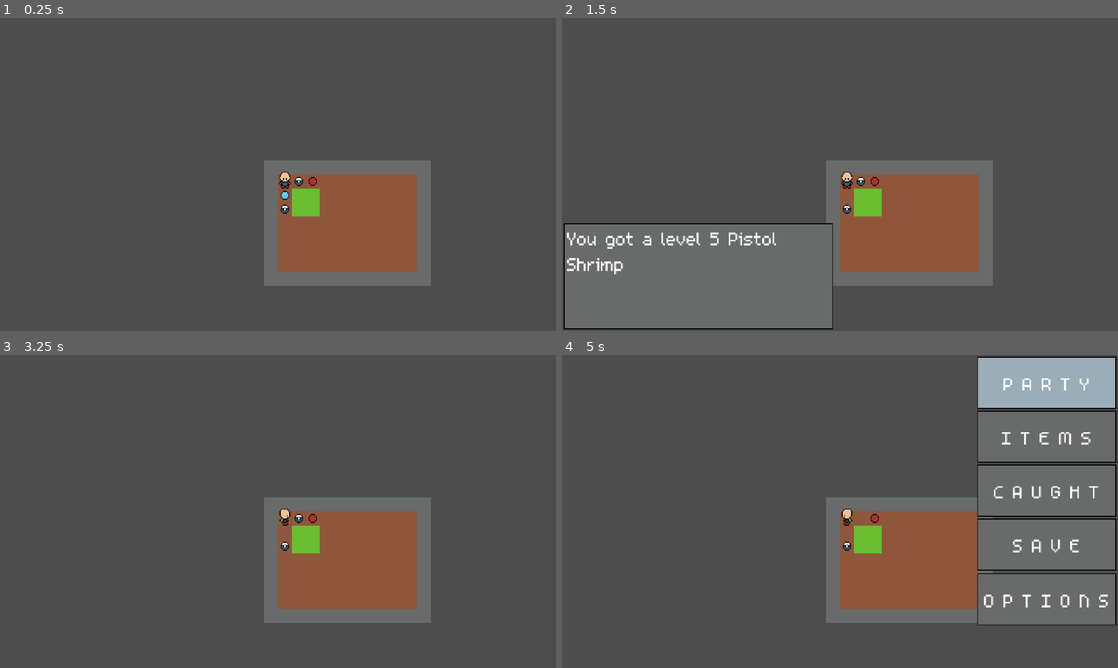
Above: before the commit, frames 1-4 (two rows, left to right).
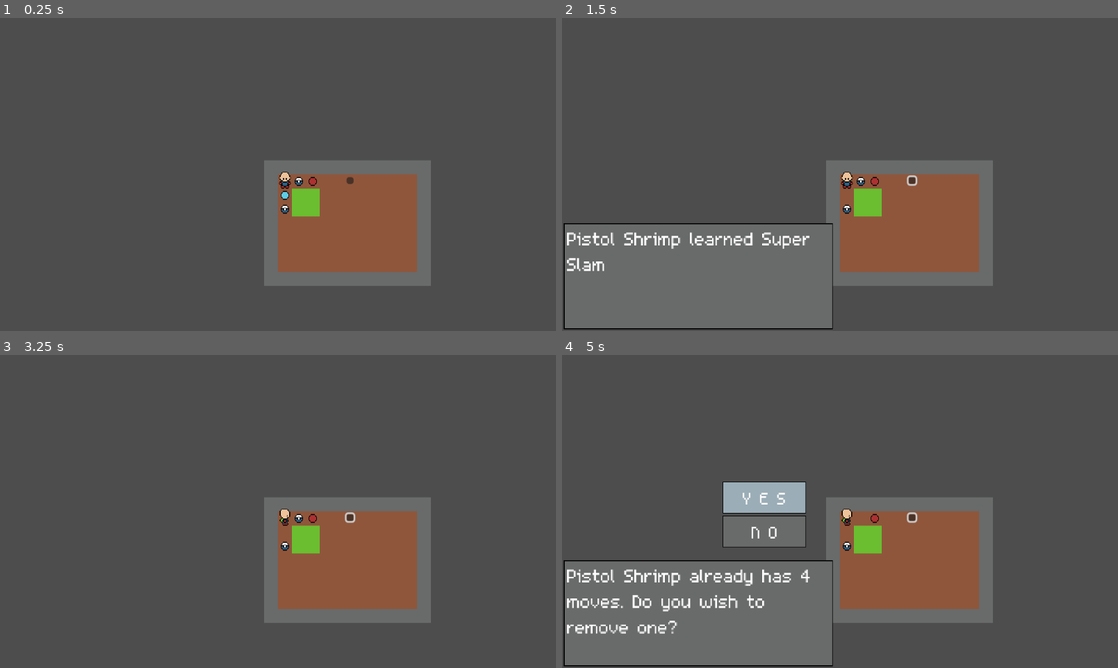
Above: after the commit, the same moments.

Repository: jevonsp/MonsterTamerRPG
Game: Godot game, scene res://scenes/game/game.tscn
The game is run twice, just before and just after one commit, with the same random seed, the same clock (stepped at 60 frames per second) and the same inputs.
Inputs (mouse positions are in pixels of both pictures, inside the frame that each line leads up to):
- Up to frame 1 (0.25 s): no input
- Up to frame 2 (1.5 s): click (912, 180) at 0.52 s; tap Enter at 1.25 s; move the mouse to (962, 158) at 1.27 s; hold D (right) from 1.28 s (still down); hold Space (yes) from 1.28 s (still down); click (962, 158) at 1.42 s
- Up to frame 3 (3.25 s): release D (right) at 2 s; release Space (yes) at 2 s; drag from (166, 527) to (305, 539) at 2.02 s; tap Enter at 2.75 s; move the mouse to (333, 442) at 2.77 s; hold D (right) from 2.78 s (still down); hold Shift from 2.78 s (still down); tap Space (yes) at 3.05 s
- Up to frame 4 (5 s): release D (right) at 3.5 s; release Shift at 3.5 s; tap Space (yes) at 3.5 s; drag from (812, 574) to (862, 517) at 3.52 s; tap Enter at 4.25 s; move the mouse to (1006, 558) at 4.27 s; hold A (left) from 4.28 s (still down); hold Space (yes) from 4.28 s (still down); tap Ctrl at 4.35 s; tap X (menu) at 4.9 s

The runs differ from the first frame. In frame 1, less than 0.1% of the frame differs, in the area x 62-64%, y 50-54%; in frame 2, 1.1%; in frame 3, less than 0.1%; in frame 4, 39%, in the area x 0-100%, y 0-100%.
Error after the commit: Out of bounds get index '0' (on base: 'Array[Monster]') (res://scenes/game/game.gd:6)

Commit message:
.

Diff:
--- a/objects/monsters/Monster.gd
+++ b/objects/monsters/Monster.gd
@@ -33,7 +33,9 @@
 
 var moves: Array[Move]
 
-var status: StatusEffect
+var status: StatusEffect = null
+
+var held_item: Item = null
 
 func setup_monster(md: MonsterData, lvl: int) -> void:
 	species = md
@@ -124,7 +126,6 @@
 
 	EventBus.exp_changed.emit(self, old_level, experience, levels_gained)
 
-
 func grant_exp() -> int:
 	var is_getting_exp: int = 0
 	for monster in PartyManager.party:
@@ -143,8 +144,18 @@
 
 func add_move(move: Move):
 	if moves.size() == 4:
-		print("already have 4 moves, add case")
+		var should_replace = await DialogueManager.show_choice(
+			"%s already has 4 moves. Do you wish to remove one?" % name )
+		if should_replace:
+			await decide_move(move)
+		else:
+			DialogueManager.show_dialogue("%s did not learn %s" % [name, move.name], true)
+	DialogueManager.show_dialogue("%s learned %s" % [name, move.name])
+	await DialogueManager.dialogue_closed
 	moves.append(move)
+
+func decide_move(move: Move):
+	print("pick a move to replace with: ", move.name)
 
 func take_damage(amount: int):
 	var starting = hitpoints
--- a/objects/monsters/fox_mcleaf/Fox_McLeaf.tres
+++ b/objects/monsters/fox_mcleaf/Fox_McLeaf.tres
@@ -1,8 +1,9 @@
-[gd_resource type="Resource" script_class="MonsterData" load_steps=5 format=3 uid="uid://pxtac13xygko"]
+[gd_resource type="Resource" script_class="MonsterData" load_steps=6 format=3 uid="uid://pxtac13xygko"]
 
 [ext_resource type="Script" uid="uid://coff2nnisn6g2" path="res://objects/moves/Move.gd" id="1_lxe2k"]
 [ext_resource type="Resource" uid="uid://yba5nj2cbh3b" path="res://objects/moves/moves/Slap.tres" id="2_cmk2l"]
 [ext_resource type="Script" uid="uid://cf7d81q2bjlj0" path="res://objects/monsters/MonsterData.gd" id="2_gautn"]
+[ext_resource type="Resource" uid="uid://bgnlmll76xe20" path="res://objects/moves/moves/NettleSting.tres" id="3_0uj8m"]
 [ext_resource type="Texture2D" uid="uid://ch5o824ebxq1t" path="res://objects/monsters/fox_mcleaf/fox_mcleaf.png" id="4_suhad"]
 
 [resource]
@@ -14,6 +15,6 @@
 base_hitpoints = 120
 base_defense = 100
 base_special_defense = 80
-moves = Array[ExtResource("1_lxe2k")]([ExtResource("2_cmk2l"), null])
-levels = Array[int]([1])
+moves = Array[ExtResource("1_lxe2k")]([ExtResource("2_cmk2l"), ExtResource("3_0uj8m")])
+levels = Array[int]([1, 5])
 metadata/_custom_type_script = "uid://cf7d81q2bjlj0"
--- a/objects/monsters/pistol_shrimp/Pistol_Shrimp.tres
+++ b/objects/monsters/pistol_shrimp/Pistol_Shrimp.tres
@@ -15,6 +15,7 @@
 base_hitpoints = 80
 base_speed = 100
 base_attack = 120
+base_defense = 70
 moves = Array[ExtResource("1_3g2kv")]([ExtResource("2_05o4f"), ExtResource("3_e6udc")])
 levels = Array[int]([1, 5])
 metadata/_custom_type_script = "uid://cf7d81q2bjlj0"
--- a/project.godot
+++ b/project.godot
@@ -23,9 +23,7 @@
 Settings="*res://singletons/Settings.gd"
 InventoryManager="*res://singletons/InventoryManager.gd"
 DialogueManager="*res://singletons/DialogueManager.gd"
-UiManager="*res://singletons/UIManager.gd"
-BeehaveGlobalMetrics="*res://addons/beehave/metrics/beehave_global_metrics.gd"
-BeehaveGlobalDebugger="*res://addons/beehave/debug/global_debugger.gd"
+UiManager="*res://singletons/UiManager.gd"
 
 [display]
 
--- a/scenes/battle/single/options_3.gd
+++ b/scenes/battle/single/options_3.gd
@@ -1,9 +1,4 @@
 extends CanvasLayer
-
-signal fight_selected
-signal party_selected
-signal item_selected
-signal run_selected
 
 @export var processing: bool = false
 
@@ -25,9 +20,6 @@
 func _ready() -> void:
 	print("options3 _ready")
 	set_active_slot()
-	fight_selected.connect(UiManager.fight_selected)
-	party_selected.connect(UiManager.party_selected)
-	item_selected.connect(UiManager.item_selected)
 
 func _input(event: InputEvent) -> void:
 	if not processing or BattleManager.processing_turn:
@@ -58,15 +50,16 @@
 	match get_curr_slot():
 		MoveSlot.FIGHT:
 			print("FIGHT")
-			fight_selected.emit()
+			UiManager.push_ui(UiManager.battle_moves_scene)
 		MoveSlot.PARTY:
 			print("PARTY")
-			party_selected.emit()
+			UiManager.push_ui(UiManager.party_scene)
 		MoveSlot.ITEM:
 			print("ITEM")
-			item_selected.emit()
+			UiManager.push_ui(UiManager.inventory_scene)
 		MoveSlot.RUN:
-			run_selected.emit()
+			var action = RunAction.new(BattleManager.player_actor, [BattleManager.enemy_actor])
+			BattleManager.on_action_selected(action)
 			print("RUN")
 
 func get_curr_slot():
--- a/scenes/battle/single/single_moves.gd
+++ b/scenes/battle/single/single_moves.gd
@@ -2,11 +2,11 @@
 
 @export var processing: bool = false
 
+var reordering: bool = false
+var swap_index: int = -1
+
 #region Move Slots
 enum MoveSlot {MOVE0, MOVE1, MOVE2, MOVE3}
-enum MoveState {PICKING, REORDERING}
-
-var state = MoveState.PICKING
 
 var selected_slot: Vector2 = Vector2(0,0)
 var v2_to_slot: Dictionary = {
@@ -34,17 +34,32 @@
 	update_moves()
 
 func _input(event: InputEvent) -> void:
+	if event.is_action_pressed("yes") \
+	or event.is_action_pressed("no") or \
+	event.is_action_pressed("up") or \
+	event.is_action_pressed("down"):
+		get_viewport().set_input_as_handled()
+
 	if self != UiManager.ui_stack.back():
 		return
+
 	if event.is_action_pressed("yes"):
-		_input_move()
+		if not reordering:
+			_input_move()
+		else:
+			swap_moves(swap_index, v2_to_slot[selected_slot])
 	if event.is_action_pressed("no"):
-		print("no pressed")
-		match state:
-			MoveState.PICKING:
-				close()
-			MoveState.REORDERING:
-				pass
+		if not reordering:
+			close()
+		else:
+			cancel_swap()
+	if event.is_action_pressed("menu"):
+		if not reordering:
+			reordering = true
+			set_moving_slot()
+			swap_index = v2_to_slot[selected_slot]
+		else:
+			cancel_swap()
 	if event.is_action_pressed("up"):
 		_move(Vector2.UP)
 	if event.is_action_pressed("down"):
@@ -62,7 +77,10 @@
 	new_slot.y = clamp(new_slot.y, 0, 1)
 	if new_slot in allowed:
 		selected_slot = new_slot
-	set_active_slot()
+	if not reordering:
+		set_active_slot()
+	else:
+		set_moving_slot()
 
 func get_allowed_moves() -> Array:
 	if not BattleManager.in_battle:
@@ -118,3 +136,22 @@
 	BattleManager.player_actor.moves.size() > 2 else ""
 	move3_label.text = BattleManager.player_actor.moves[3].name if \
 	BattleManager.player_actor.moves.size() > 3 else ""
+
+func swap_moves(from_index: int, to_index: int) -> void:
+	print("would move %s to %s" % [from_index, to_index])
+
+	var monster = BattleManager.player_actor
+
+	var temp = monster.moves[from_index]
+	monster.moves[from_index] = monster.moves[to_index]
+	monster.moves[to_index] = temp
+
+	reordering = false
+	swap_index = -1
+	set_active_slot()
+	update_moves()
+
+func cancel_swap():
+	reordering = false
+	swap_index = -1
+	set_active_slot()
--- /dev/null
+++ b/scenes/game/game.gd
@@ -0,0 +1,8 @@
+extends Node2D
+
+@export var move: Move
+
+func _on_button_pressed() -> void:
+	print("moves before: ", PartyManager.party[0].moves)
+	PartyManager.party[0].add_move(move)
+	print("moves after: ", PartyManager.party[0].moves)
--- a/scenes/game/game.tscn
+++ b/scenes/game/game.tscn
@@ -1,7 +1,9 @@
-[gd_scene load_steps=13 format=3 uid="uid://b1yah1hhi0u3c"]
+[gd_scene load_steps=15 format=3 uid="uid://b1yah1hhi0u3c"]
 
+[ext_resource type="Script" uid="uid://btbok5mr6fuht" path="res://scenes/game/game.gd" id="1_5jirj"]
 [ext_resource type="PackedScene" uid="uid://c32838kx1ass2" path="res://scenes/world/maps/test_map.tscn" id="1_7h61r"]
 [ext_resource type="PackedScene" uid="uid://bvky3u2b5xv0x" path="res://scenes/world/player/player.tscn" id="2_0sr1o"]
+[ext_resource type="Resource" uid="uid://cnlxnj1ieg8qa" path="res://objects/moves/moves/SuperSlam.tres" id="2_vaxfo"]
 [ext_resource type="PackedScene" uid="uid://dqs3upsifk31c" path="res://scenes/world/level_components/ball/ball.tscn" id="3_0sr1o"]
 [ext_resource type="PackedScene" uid="uid://dx1h5hc75ct73" path="res://scenes/world/level_components/wild_zone/wild_zone.tscn" id="4_kelw5"]
 [ext_resource type="Script" uid="uid://cf7d81q2bjlj0" path="res://objects/monsters/MonsterData.gd" id="5_87uf6"]
@@ -16,6 +18,8 @@
 size = Vector2(32, 32)
 
 [node name="Game" type="Node2D"]
+script = ExtResource("1_5jirj")
+move = ExtResource("2_vaxfo")
 
 [node name="TestMap" parent="." instance=ExtResource("1_7h61r")]
 
@@ -49,3 +53,11 @@
 [node name="GroundItem2" parent="Items" instance=ExtResource("9_4j704")]
 position = Vector2(8, 40)
 item = ExtResource("11_kp23o")
+
+[node name="Button" type="Button" parent="."]
+offset_left = 79.0
+offset_top = 3.0
+offset_right = 87.0
+offset_bottom = 11.0
+
+[connection signal="pressed" from="Button" to="." method="_on_button_pressed"]
--- a/scenes/ui/dialogue/dialogue_box.gd
+++ b/scenes/ui/dialogue/dialogue_box.gd
@@ -8,6 +8,7 @@
 func _input(event: InputEvent) -> void:
 	if event.is_action_pressed("yes") or event.is_action_pressed("no"):
 		EventBus.advance_dialogue.emit()
+		get_viewport().set_input_as_handled()
 
 func display_text(text: String) -> void:
 	print("display_text called")
--- /dev/null
+++ b/scenes/ui/dialogue/yes_no_box.gd
@@ -0,0 +1,63 @@
+extends CanvasLayer
+
+signal choice_selected(choice: bool)
+
+enum Slot {SLOT0, SLOT1}
+var selected_slot: Slot = Slot.SLOT0
+
+@onready var slot: Dictionary = {
+	Slot.SLOT0: $Slot0/Background,
+	Slot.SLOT1: $Slot1/Background }
+@onready var slot_dict: Dictionary = {
+	0: Slot.SLOT0,
+	1: Slot.SLOT1 }
+
+func _ready() -> void:
+	if UiManager.ui_stack.is_empty():
+		UiManager.ui_stack.append(self)
+	set_active_slot()
+
+func _input(event: InputEvent) -> void:
+	if self != UiManager.ui_stack.back():
+		return
+
+	if event.is_action_pressed("yes") \
+	or event.is_action_pressed("no") or \
+	event.is_action_pressed("up") or \
+	event.is_action_pressed("down"):
+		get_viewport().set_input_as_handled()
+
+	if event.is_action_pressed("yes"):
+		input_selection(selected_slot)
+	if event.is_action_pressed("no"):
+
+		close()
+	if event.is_action_pressed("up"):
+		_move(-1)
+	if event.is_action_pressed("down"):
+		_move(1)
+
+func _move(direction: int):
+	unset_active_slot()
+	if direction > 0:
+		selected_slot = (selected_slot + 1) % 2 as Slot
+	elif direction < 0:
+		selected_slot = (selected_slot - 1) % 2 as Slot
+		if selected_slot < 0: selected_slot = Slot.SLOT1
+	set_active_slot()
+	print(selected_slot)
+
+func input_selection(slot_enum: int):
+	print("slot_enum: ", slot_enum)
+	var choice = (slot_enum == 0)
+	choice_selected.emit(choice)
+	close()
+
+func unset_active_slot():
+	slot[selected_slot].frame = 0
+
+func set_active_slot():
+	slot[selected_slot].frame = 1
+
+func close():
+	UiManager.pop_ui(self)
--- /dev/null
+++ b/scenes/ui/dialogue/yes_no_box.tscn
@@ -0,0 +1,62 @@
+[gd_scene load_steps=4 format=3 uid="uid://csi6tlpvwqq1v"]
+
+[ext_resource type="Script" uid="uid://bdhavqimsfntr" path="res://scenes/ui/dialogue/yes_no_box.gd" id="1_ni2l6"]
+[ext_resource type="Texture2D" uid="uid://dujoyv2fb471r" path="res://assets/ui/button_mockup.png" id="2_yrf6w"]
+[ext_resource type="FontFile" uid="uid://jbbx5lupeleb" path="res://assets/m5x7.ttf" id="3_jf1xj"]
+
+[node name="ChoiceBox" type="CanvasLayer"]
+layer = 7
+script = ExtResource("1_ni2l6")
+
+[node name="Slot0" type="Node2D" parent="."]
+position = Vector2(233, 164)
+
+[node name="Background" type="Sprite2D" parent="Slot0"]
+scale = Vector2(0.6, 0.6)
+texture = ExtResource("2_yrf6w")
+hframes = 3
+
+[node name="Label" type="Label" parent="Slot0/Background"]
+anchors_preset = 8
+anchor_left = 0.5
+anchor_top = 0.5
+anchor_right = 0.5
+anchor_bottom = 0.5
+offset_left = -108.0
+offset_top = -43.0
+offset_right = -52.0
+offset_bottom = -17.0
+grow_horizontal = 2
+grow_vertical = 2
+theme_override_fonts/font = ExtResource("3_jf1xj")
+theme_override_font_sizes/font_size = 48
+text = "Y E S"
+horizontal_alignment = 1
+vertical_alignment = 1
+metadata/_edit_use_anchors_ = true
+
+[node name="Slot1" type="Node2D" parent="."]
+position = Vector2(233, 203)
+
+[node name="Background" type="Sprite2D" parent="Slot1"]
+scale = Vector2(0.6, 0.6)
+texture = ExtResource("2_yrf6w")
+hframes = 3
+
+[node name="Label" type="Label" parent="Slot1/Background"]
+anchors_preset = 8
+anchor_left = 0.5
+anchor_top = 0.5
+anchor_right = 0.5
+anchor_bottom = 0.5
+offset_left = -100.0
+offset_top = -43.0
+offset_right = -60.0
+offset_bottom = -17.0
+grow_horizontal = 2
+grow_vertical = 2
+theme_override_fonts/font = ExtResource("3_jf1xj")
+theme_override_font_sizes/font_size = 48
+text = "N O"
+horizontal_alignment = 1
+vertical_alignment = 1
--- a/scenes/ui/inventory/inventory.gd
+++ b/scenes/ui/inventory/inventory.gd
@@ -1,8 +1,10 @@
 extends CanvasLayer
 
 const VISIBLE_SLOTS = 6
+
 var processing: bool = false
 var reordering: bool = false
+var swap_index: int = -1
 
 enum Slot {SLOT0, SLOT1, SLOT2, SLOT3, SLOT4, SLOT5}
 var cursor_index: Slot = Slot.SLOT0
@@ -34,12 +36,12 @@
 var mega_ball_resource = preload("res://objects/items/ball/MegaBall.tres")
 
 func _ready() -> void:
+	add_to_group("inventory")
 	if UiManager.ui_stack.is_empty():
 		UiManager.ui_stack.append(self)
 	set_active_slot()
 	processing = true
-	for item in InventoryManager.inventory:
-		items.append(item)
+	items = InventoryManager.inventory
 	update_display()
 
 func _input(event: InputEvent) -> void:
@@ -56,6 +58,11 @@
 		if not reordering:
 			if cursor_index < InventoryManager.inventory.size():
 				_open_options()
+		elif reordering:
+			swap_items(swap_index, cursor_index)
+			reordering = false
+			swap_index = -1
+			set_active_slot()
 	if event.is_action_pressed("no"):
 		if not reordering:
 			close()
@@ -124,13 +131,21 @@
 	UiManager.pop_ui(self)
 	UiManager.context = ""
 
-func swap_items(_from_index: int, _to_index: int) -> void:
+func swap_items(from_index: int, to_index: int) -> void:
+	if from_index == to_index:
+		cancel_swap()
+		return
+	InventoryManager.swap_items(from_index, to_index)
 	update_display()
 
 func cancel_swap():
-	pass
+	print("cancelling swap")
+	reordering = false
+	set_active_slot()
 
 func update_display():
+	items = InventoryManager.inventory
+
 	print("update displays here")
 	for i in range(VISIBLE_SLOTS):
 		var slot_enum = Slot.values()[i]
@@ -186,6 +201,34 @@
 		options.set_limited_options(true)
 
 func _on_option_chosen(slot_enum: int):
+	var item = items[cursor_index]["item"]
+
+	match slot_enum:
+		0:
+			if item.is_held:
+				DialogueManager.show_dialogue("That cant be held!")
+				await DialogueManager.dialogue_closed
+				return
+			if item.in_battle_only and not BattleManager.in_battle:
+				DialogueManager.show_dialogue("You arent in battle right now")
+				await DialogueManager.dialogue_closed
+				return
+			if item.effects.is_empty():
+				DialogueManager.show_dialogue("This item has no use!")
+				await DialogueManager.dialogue_closed
+				return
+		1:
+			if not item.is_held:
+				DialogueManager.show_dialogue("That isn't a held item!")
+				await DialogueManager.dialogue_closed
+				return
+		2:
+			reordering = true
+			swap_index = cursor_index
+			set_moving_slot()
+			return
+		3:
+			return
 	print("got slot_enum: " , slot_enum)
 	print("inventory got UiManager.context: ", UiManager.context)
 	match UiManager.context:
@@ -193,45 +236,18 @@
 			print("normal case where transitions to party")
 			UiManager.context = "picking"
 			UiManager.push_ui_by_name(UiManager.SCENE_PARTY)
-			EventBus.item_chosen.emit(items[cursor_index]["item"])
+			EventBus.item_chosen.emit(item)
 		"using":
-			print("use: ", items[cursor_index]["item"].name)
-
-			EventBus.using_item.emit(items[cursor_index]["item"])
+			print("use: ", item.name)
+			EventBus.using_item.emit(item)
+			update_display()
 			close()
 			return
 		"giving":
-			print("give: ", items[cursor_index]["item"].name)
-
-			EventBus.giving_item.emit(items[cursor_index]["item"])
+			print("give: ", item.name)
+			EventBus.giving_item.emit(item)
+			update_display()
 			close()
 			return
 		_:
 			print("wrong ui context")
-	match slot_enum:
-		2:
-			print("move")
-		3: pass
-
-func use_item_in_battle(item: Item):
-	print("(in battle) use item: %s here" % item.name)
-	if not item.in_battle_only:
-		return
-	else:
-		UiManager.context = "from_inventory"
-		UiManager.push_ui_by_name(UiManager.SCENE_PARTY)
-		EventBus.using_item.emit(item)
-		print("called push_ui_by_name")
-
-func use_item_out_of_battle(item: Item):
-	print("use item: %s here" % item.name)
-	if item.in_battle_only:
-		DialogueManager.show_dialogue("Thats a battle item!", true)
-		await DialogueManager.dialogue_closed
-	else:
-		print("can use item")
-		print("attempt to call: push_ui_by_name")
-		UiManager.context = "from_inventory"
-		UiManager.push_ui_by_name(UiManager.SCENE_PARTY)
-		EventBus.using_item.emit(item)
-		print("called push_ui_by_name")
--- a/scenes/ui/party/party.gd
+++ b/scenes/ui/party/party.gd
@@ -79,15 +79,17 @@
 			return
 		match UiManager.context:
 			"picking":
-				print("context picking")
+				print("context:  picking")
 				await use_item(chosen_item)
 				chosen_item = null
 				UiManager.context = ""
 				close()
 			"using":
 				print("context: using")
+				return
 			"giving":
 				print("context: giving")
+				return
 			"":
 				if v2_to_slot[selected_slot] < PartyManager.party.size():
 					_open_options()
@@ -325,7 +327,7 @@
 	UiManager.context = "from_party"
 	UiManager.push_ui_by_name(UiManager.SCENE_INVENTORY)
 
-func use_item(item) -> void:
+func use_item(item: Item) -> void:
 	print("party got UiManager.context: ", UiManager.context)
 	var slot_enum = v2_to_slot[selected_slot]
 	print("would use item on: ", slot_enum)
@@ -335,12 +337,17 @@
 	processing = false
 	print("processing: ", processing)
 	await EventBus.party_effect_ended
+	InventoryManager.remove_items(item)
 	processing = true
 	print("processing: ", processing)
 
-func give_item(_item) -> void:
+func give_item(item) -> void:
 	var slot_enum = v2_to_slot[selected_slot]
 	print("would give item to: ", slot_enum)
+	PartyManager.party[slot_enum].held_item = item
+	InventoryManager.remove_items(item)
+	DialogueManager.show_dialogue("Gave %s to %s to hold" % [item.name, PartyManager.party[slot_enum].name])
+	await DialogueManager.dialogue_closed
 
 func _on_item_chosen(item: Item) -> void:
 	chosen_item = item
--- a/scenes/world/maps/test_map.tscn
+++ b/scenes/world/maps/test_map.tscn
@@ -13,6 +13,8 @@
 [sub_resource type="TileSet" id="TileSet_o3n0h"]
 physics_layer_0/collision_layer = 1
 physics_layer_0/collision_mask = 2
+custom_data_layer_0/name = ""
+custom_data_layer_0/type = 0
 sources/1 = SubResource("TileSetAtlasSource_2s55i")
 
 [node name="TestMap" type="TileMapLayer"]
--- a/scenes/world/player/player2.gd
+++ b/scenes/world/player/player2.gd
@@ -125,7 +125,6 @@
 				anim_state.travel("Idle")
 				start_turning(new_facing)
 			else:
-				print("Continuing walk, attempting movement...")
 				if not attempt_movement(input_dir):
 					current_state = State.IDLE
 					anim_state.travel("Idle")
@@ -167,18 +166,9 @@
 	ray2d.target_position = input_dir * TILE_SIZE / 2
 	ray2d.force_raycast_update()
 
-	print("Attempting move from: ", position, " in direction: ", input_dir)
-	print("Raycast colliding: ", ray2d.is_colliding())
 	if ray2d.is_colliding():
-		print("Collider: ", ray2d.get_collider())
-
-	if ray2d.is_colliding():
-		# Blocked - return false but DON'T change state
-		print("BLOCKED - returning false")
 		return false
 
-	# Start walking
-	print("NOT BLOCKED - starting walk")
 	tile_start_pos = position
 	tile_target_pos = position + (input_dir * TILE_SIZE)
 	move_progress = 0.0
--- a/script_templates/BeehaveNode/default.gd
+++ /dev/null
@@ -1,7 +0,0 @@
-# meta-name: Default
-# meta-default: true
-extends _BASE_
-
-
-func tick(actor: Node, blackboard: Blackboard) -> int:
-	return SUCCESS
--- /dev/null
+++ b/singletons/AiManager.gd
@@ -0,0 +1,4 @@
+extends Node
+
+func get_enemy_action():
+	pass
--- a/singletons/BattleManager.gd
+++ b/singletons/BattleManager.gd
@@ -251,8 +251,7 @@
 	if not in_battle:
 		return
 	print("force_switch here")
-	var battle_party = UiManager.show_party()
-	add_child(battle_party)
+	UiManager.push_ui_by_name(UiManager.SCENE_PARTY)
 	EventBus.free_switch.emit()
 	await EventBus.free_switch_chosen
 	await get_tree().create_timer(Settings.game_speed).timeout
--- a/singletons/DialogueManager.gd
+++ b/singletons/DialogueManager.gd
@@ -2,8 +2,9 @@
 
 signal dialogue_closed
 
-var dialogue_scene = preload("res://scenes/ui/dialogue/dialogue_box.tscn")
+
 var current_dialogue: Node = null
+var current_choice_box: Node = null
 
 func show_dialogue(text: String, auto_close: bool = false) -> void:
 	print("show dialogue called")
@@ -25,3 +26,14 @@
 		UiManager.pop_ui(current_dialogue)
 		current_dialogue = null
 	dialogue_closed.emit()
+
+func show_choice(text: String) -> bool:
+	if text != "":
+		show_dialogue(text, false)
+	var choice_box = UiManager.push_ui(UiManager.choice_scene)
+	var result = await choice_box.choice_selected
+
+	UiManager.pop_ui(choice_box)
+	close_dialogue()
+
+	return result
--- a/singletons/EventBus.gd
+++ b/singletons/EventBus.gd
@@ -1,13 +1,15 @@
 extends Node
 
 @warning_ignore_start("unused_signal")
+
+signal battle_reference(node: Node)
+signal inventory_reference(node: Node)
 
 signal battle_manager_ready
 
 signal step_completed(position: Vector2)
 signal toggle_player
 
-signal battle_reference(node: Node)
 signal request_battle_actors
 signal player_battle_actor_sent(monster: Monster)
 signal enemy_battle_actor_sent(monster: Monster)
--- a/singletons/InventoryManager.gd
+++ b/singletons/InventoryManager.gd
@@ -1,6 +1,9 @@
 extends Node
 
 var inventory: Array[Dictionary] = []
+
+func _ready() -> void:
+	pass
 
 func add_items(item: Item, quantity: int = 1) -> void:
 	for i in inventory.size():
@@ -11,7 +14,23 @@
 	inventory.append({"item": item, "quantity": quantity})
 	print("Added %d x %s (new item)" % [quantity, item.name])
 
-func show_inventory():
-	var inventory_scene = UiManager.show_inventory()
-	add_child(inventory_scene)
-	inventory_scene.display_inventory()
+func remove_items(item: Item, quantity: int = 1) -> void:
+	for i in inventory.size():
+		if inventory[i]["item"] == item:
+			inventory[i]["quantity"] -= quantity
+			print("Removed %d x %s (now have %d total)" % [quantity, item.name, inventory[i]["quantity"]])
+			if inventory[i]["quantity"] <= 0:
+				print("%s removed completely" % item.name)
+				inventory.remove_at(i)
+				var inventory_node = get_tree().get_first_node_in_group("inventory")
+				if inventory_node == null:
+					return
+				print("inventory_node: ", inventory_node)
+				inventory_node.update_display()
+			return
+	print("Tried to remove %s, but it wasn't found in inventory" % item.name)
+
+func swap_items(from_index: int, to_index: int) -> void:
+	var temp = inventory[from_index]
+	inventory[from_index] = inventory[to_index]
+	inventory[to_index] = temp
--- a/singletons/PartyManager.gd
+++ b/singletons/PartyManager.gd
@@ -29,11 +29,7 @@
 	UiManager.push_ui(UiManager.party_scene2)
 
 func swap_party(from_index: int, to_index: int, free_switch: bool = true) -> void:
-	print("free_switch: ", free_switch)
-	print("BattleManager.in_battle: ", BattleManager.in_battle)
 	if free_switch:
-		print("switching: ",  party[from_index])
-		print("with: ", party[to_index])
 		var temp = party[from_index]
 		party[from_index] = party[to_index]
 		party[to_index] = temp
--- a/singletons/UIManager.gd
+++ b/singletons/UIManager.gd
@@ -9,6 +9,7 @@
 
 #region Scene Constants
 const SCENE_DIALOGUE := "dialogue"
+const SCENE_CHOICE := "choice"
 const SCENE_BATTLE := "battle"
 const SCENE_BATTLE_OPTIONS := "battle_options"
 const SCENE_BATTLE_MOVES := "battle_moves"
@@ -20,6 +21,7 @@
 #endregion
 #region Scenes
 var dialogue_scene := preload("res://scenes/ui/dialogue/dialogue_box.tscn")
+var choice_scene := preload("res://scenes/ui/dialogue/yes_no_box.tscn")
 var battle_scene := preload("res://scenes/battle/single/battle_3.tscn")
 var battle_options_scene := preload("res://scenes/battle/single/options_3.tscn")
 var battle_moves_scene := preload("res://scenes/battle/single/single_moves.tscn")
@@ -32,6 +34,7 @@
 #region Scenes Dictionary
 var scenes: Dictionary = {
 	SCENE_DIALOGUE: preload("res://scenes/ui/dialogue/dialogue_box.tscn"),
+	SCENE_CHOICE: preload("res://scenes/ui/dialogue/yes_no_box.tscn"),
 	SCENE_BATTLE: preload("res://scenes/battle/single/battle_3.tscn"),
 	SCENE_BATTLE_OPTIONS: preload("res://scenes/battle/single/options_3.tscn"),
 	SCENE_BATTLE_MOVES: preload("res://scenes/battle/single/single_moves.tscn"),
@@ -80,12 +83,3 @@
 
 func on_battle_ready():
 	push_ui(battle_scene)
-
-func fight_selected():
-	push_ui(battle_moves_scene)
-
-func party_selected():
-	push_ui(party_scene)
-
-func item_selected():
-	push_ui(inventory_scene)
Not shown, added: scenes/game/game.gd.uid
Not shown, added: scenes/ui/dialogue/yes_no_box.gd.uid
Not shown, removed: script_templates/.gdignore
Not shown, added: singletons/AiManager.gd.uid
